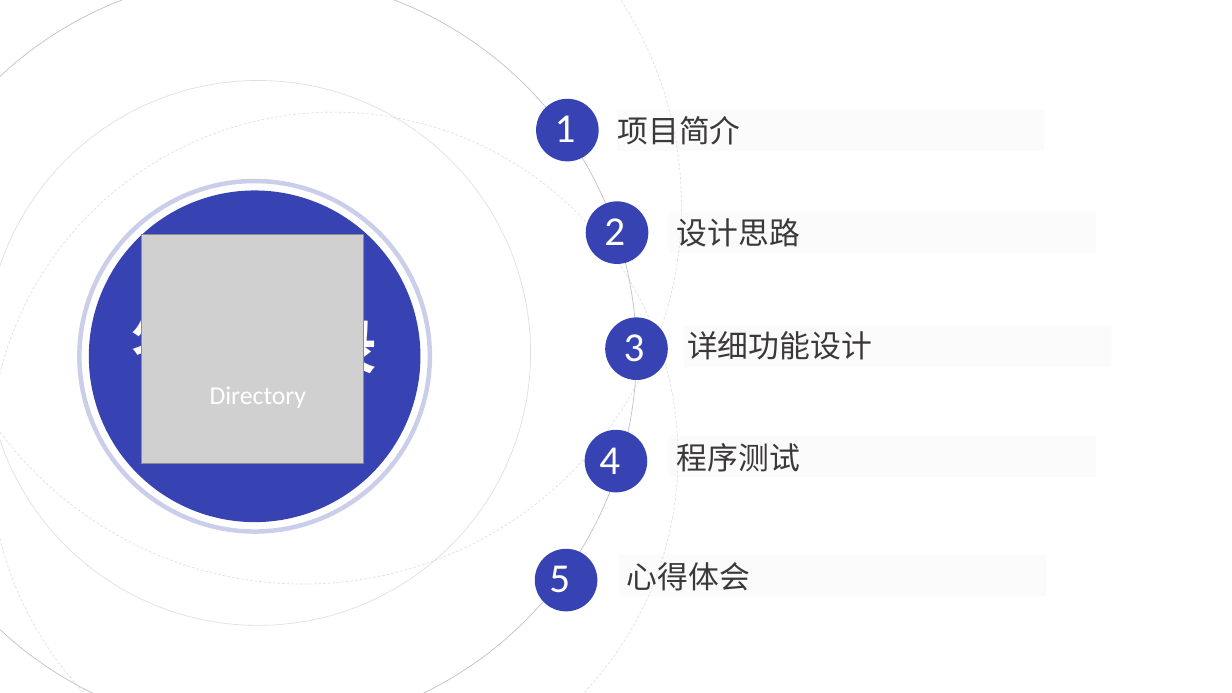
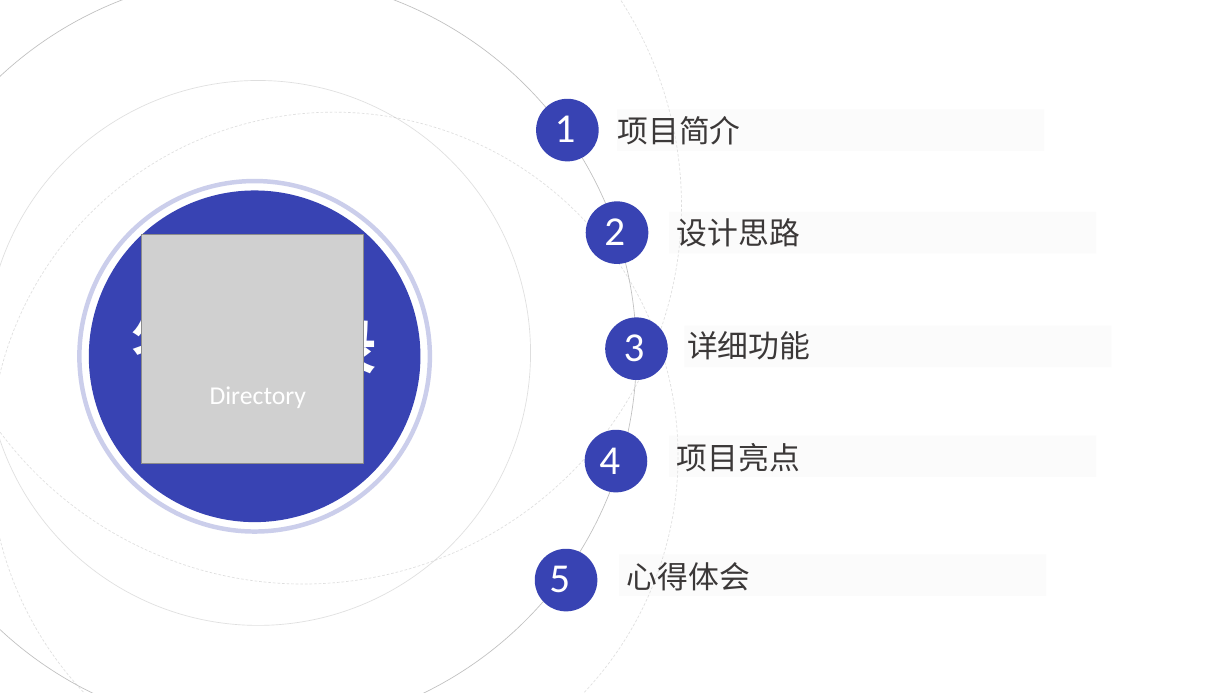
Before and after one commit to wang-kaopu/assignment, a slide deck: slide 2 of document/QG汇报.pptx. Drawn at 1232x693 pixels with LibreOffice and Linux fonts; fonts in the diff are those of the drawing; grey boxes stand for pictures. Boxes give left, top, right and bottom in pixels: in the first picture for what was removed or moved away, otherwise in the second. Text is boxed around its words. In the diff, an @@ line names an element or a change of style, - is before the commit and + after.

Commit message:
refactor:修改PPT和项目文档

```diff
--- a/document/QG汇报.pptx
+++ b/document/QG汇报.pptx
@@ text at (687, 331, 810, 360): text changed @@
-详细功能设计
+详细功能
@@ text at (677, 443, 800, 472): text changed @@
-程序测试
+项目亮点
```
Also in this commit, not shown: 8 other slides changed, 6 slides added, 1 other file.
